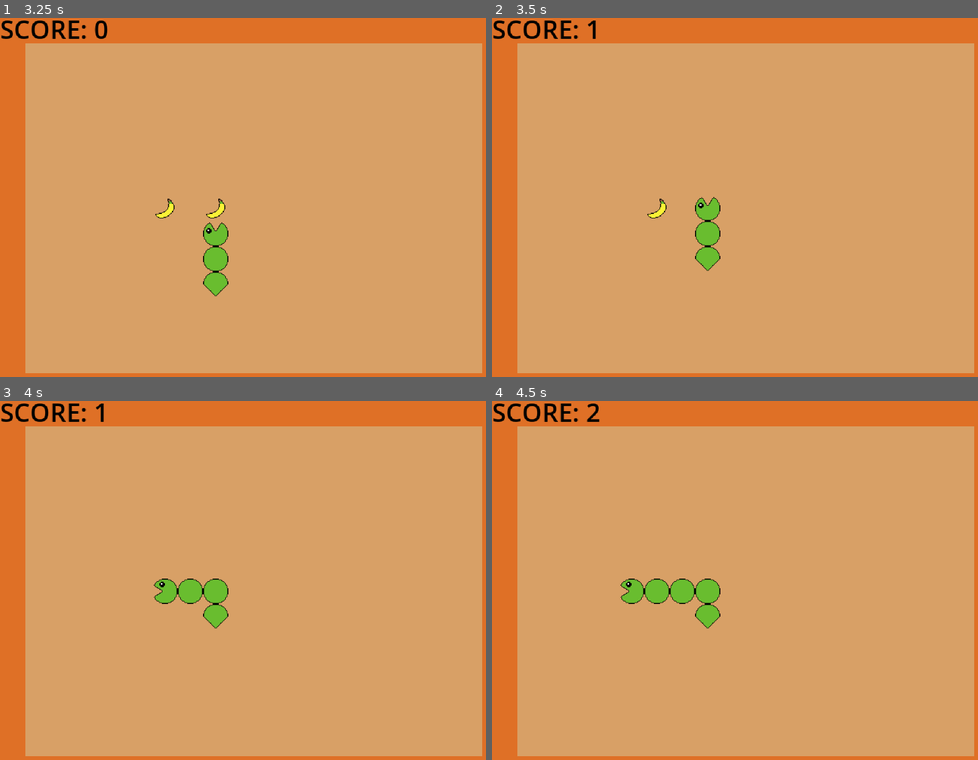
Above: before the commit, frames 1-4 (two rows, left to right).
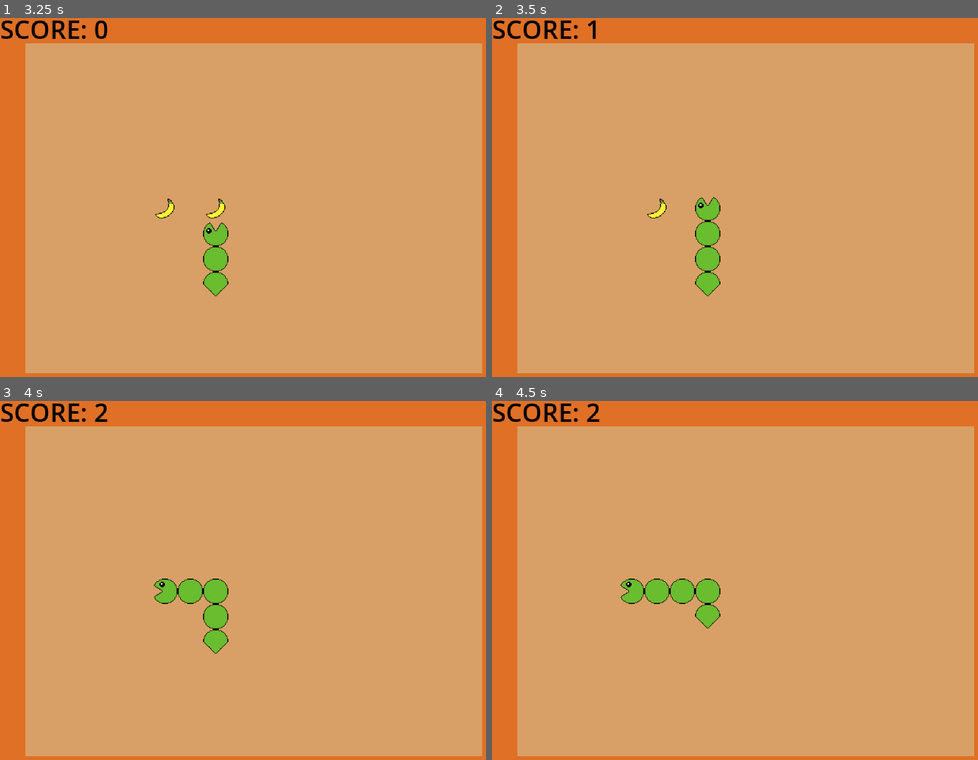
Above: after the commit, the same moments.

Repository: tkrippes/the-diabetic-pac-snake
Game: Godot game, scene res://scenes/main.tscn
Same seed, same stepped clock (60 frames per second), same inputs: the game is played once before the commit and once after it.
Inputs:
- Up to frame 1 (3.25 s): tap Enter (enter) at 0.5, 0.6, 1.35, 2.1, 2.85 s; hold Right (move_right) 0.53-1.28 s; hold Down (move_down) 1.28-2.03 s; hold Right (move_right) 2.03-2.78 s; hold Up (move_up) from 2.78 s (still down)
- Up to frame 2 (3.5 s): keep holding Up (move_up)
- Up to frame 3 (4 s): release Up (move_up) at 3.53 s; hold Left (move_left) from 3.53 s (still down); tap Enter (enter) at 3.6 s
- Up to frame 4 (4.5 s): keep holding Left (move_left); tap Enter (enter) at 4.35 s

Frame 1 is identical in both runs. In frame 2, 0.3% of the frame differs, in the area x 41-47%, y 65-78%; in frame 3, 0.4%, in the area x 19-47%, y 0-71%; in frame 4, nothing differs.

Commit message:
fix: let snake detect fruit
use raycast2d with forced update
use groups where applicable
remove redundant scripts
add useful comments

Diff:
--- a/scenes/fruits/fruit.tscn
+++ b/scenes/fruits/fruit.tscn
@@ -1,12 +1,7 @@
-[gd_scene load_steps=2 format=3 uid="uid://ivk845fngg8p"]
-
-[ext_resource type="Script" uid="uid://dx7yhisiivuey" path="res://scripts/fruits/fruit.gd" id="1_7xrwt"]
+[gd_scene format=3 uid="uid://ivk845fngg8p"]
 
 [node name="Fruit" type="Area2D" groups=["fruits"]]
-script = ExtResource("1_7xrwt")
 
 [node name="Sprite" type="Sprite2D" parent="."]
 
 [node name="Hitbox" type="CollisionShape2D" parent="."]
-
-[connection signal="body_entered" from="." to="." method="_on_body_entered"]
--- a/scenes/main.tscn
+++ b/scenes/main.tscn
@@ -11,5 +11,5 @@
 
 [node name="UserInterface" parent="." instance=ExtResource("2_0wfyh")]
 
-[connection signal="fruit_eaten" from="World" to="." method="_on_fruit_eaten"]
+[connection signal="snake_ate_fruit" from="World" to="." method="_on_snake_ate_fruit"]
 [connection signal="snake_died" from="World" to="." method="_on_snake_died"]
--- a/scenes/snake.tscn
+++ b/scenes/snake.tscn
@@ -31,6 +31,11 @@
 [node name="Hitbox" type="CollisionShape2D" parent="Head"]
 shape = SubResource("CircleShape2D_a5f6l")
 
+[node name="CollisionDetector" type="RayCast2D" parent="Head"]
+position = Vector2(15, 0)
+target_position = Vector2(32, 0)
+collide_with_areas = true
+
 [node name="Body" type="CharacterBody2D" parent="." groups=["snake_parts"]]
 script = ExtResource("4_1p8c4")
 metadata/_edit_group_ = true
@@ -43,7 +48,7 @@
 [node name="Hitbox" type="CollisionShape2D" parent="Body"]
 shape = SubResource("CircleShape2D_yc36x")
 
-[node name="Tail" type="Area2D" parent="." groups=["snake_parts"]]
+[node name="Tail" type="Area2D" parent="."]
 position = Vector2(-32, 0)
 script = ExtResource("5_oj63r")
 metadata/_edit_group_ = true
--- a/scenes/world.tscn
+++ b/scenes/world.tscn
@@ -21,6 +21,5 @@
 [node name="Banana2" parent="." instance=ExtResource("4_k0juu")]
 position = Vector2(272, 240)
 
+[connection signal="ate_fruit" from="Snake" to="." method="_on_snake_ate_fruit"]
 [connection signal="died" from="Snake" to="." method="_on_snake_died"]
-[connection signal="eaten" from="Banana1" to="." method="_on_fruit_eaten"]
-[connection signal="eaten" from="Banana2" to="." method="_on_fruit_eaten"]
--- a/scripts/fruits/fruit.gd
+++ /dev/null
@@ -1,10 +0,0 @@
-class_name Fruit
-extends Area2D
-
-signal eaten
-
-
-func _on_body_entered(body: Node2D) -> void:
-	if body.is_in_group("snake_parts"):
-		eaten.emit()
-		queue_free()
--- a/scripts/main.gd
+++ b/scripts/main.gd
@@ -21,13 +21,13 @@
 			_restart_game()
 
 
+func _on_snake_ate_fruit() -> void:
+	_set_score(_score + 1)
+
+
 func _on_snake_died() -> void:
 	_state = GameState.GAME_OVER
 	user_interface.show_game_over_label()
-
-
-func _on_fruit_eaten() -> void:
-	_set_score(_score + 1)
 
 
 func _start_game() -> void:
--- a/scripts/snake.gd
+++ b/scripts/snake.gd
@@ -1,6 +1,7 @@
 class_name Snake
 extends Node2D
 
+signal ate_fruit
 signal died
 
 enum Direction {
@@ -79,13 +80,9 @@
 	_reset_directions()
 
 
-func add_body() -> void:
-	_add_body_on_next_move = true
-
-
 func _update_head() -> void:
+	_rotate_head()
 	_move_head()
-	_rotate_head()
 
 
 func _move_head() -> void:
@@ -102,13 +99,19 @@
 		Direction.RIGHT:
 			position_offset = Vector2(tile_size, 0)
 
-	var collision := head.move_and_collide(position_offset)
-	if (collision):
-		var collider: Node = collision.get_collider()
-		if collider.is_in_group("walls"):
+	# NOTE: needed to take into account recent snake head rotation
+	head.collision_detector.force_raycast_update()
+	if head.collision_detector.is_colliding():
+		var collider: Node = head.collision_detector.get_collider()
+		if collider.is_in_group("walls") or collider.is_in_group("snake_parts"):
 			_die()
-		elif collider.is_in_group("snake_parts"):
-			_die()
+		elif collider.is_in_group("fruits"):
+			_add_body_on_next_move = true
+			collider.queue_free()
+			ate_fruit.emit()
+
+	# NOTE: collision already detected with collision detector of snake head
+	var _collision := head.move_and_collide(position_offset)
 
 	_last_direction = _current_direction
 
@@ -152,6 +155,7 @@
 	bodies.append(new_body)
 	add_child(new_body)
 
+	# INFO: set last body position so that tail does not move
 	_last_body_positions.append(tail.position)
 	_add_body_on_next_move = false
 
--- a/scripts/snake/snake_head.gd
+++ b/scripts/snake/snake_head.gd
@@ -2,3 +2,4 @@
 extends CharacterBody2D
 
 @onready var sprite: Sprite2D = $Sprite
+@onready var collision_detector: RayCast2D = $CollisionDetector
--- a/scripts/snake/snake_tail.gd
+++ b/scripts/snake/snake_tail.gd
@@ -1,4 +1,6 @@
 class_name SnakeTail
+# NOTE: snake tail is area 2D so that head does not collide with the tail
+# the tail is moved after the head so that when the head moves into the tail, it should actually already be gone
 extends Area2D
 
 @onready var sprite: Sprite2D = $Sprite
--- a/scripts/world.gd
+++ b/scripts/world.gd
@@ -1,14 +1,18 @@
 class_name World
 extends Node2D
 
+signal snake_ate_fruit
 signal snake_died
-signal fruit_eaten
 
 @export var fruit_scene: PackedScene
 
 @onready var snake: Snake = $Snake
-@onready var fruits: Array[Fruit] = [$Banana1, $Banana2]
+@onready var fruits: Array[Node2D] = [$Banana1, $Banana2]
 @onready var initial_fruit_positions: Array[Vector2] = [fruits[0].position, fruits[1].position]
+
+
+func _on_snake_ate_fruit() -> void:
+	snake_ate_fruit.emit()
 
 
 func _on_snake_died() -> void:
@@ -28,14 +32,8 @@
 	fruits.clear()
 
 	for i in range(initial_fruit_positions.size()):
-		var fruit: Fruit = fruit_scene.instantiate()
+		var fruit: Node2D = fruit_scene.instantiate()
 		fruit.position = initial_fruit_positions[i]
-		var _error_code := fruit.eaten.connect(_on_fruit_eaten)
 
 		fruits.append(fruit)
 		add_child(fruit)
-
-
-func _on_fruit_eaten() -> void:
-	snake.add_body()
-	fruit_eaten.emit()
Not shown, removed: scripts/fruits/fruit.gd.uid
